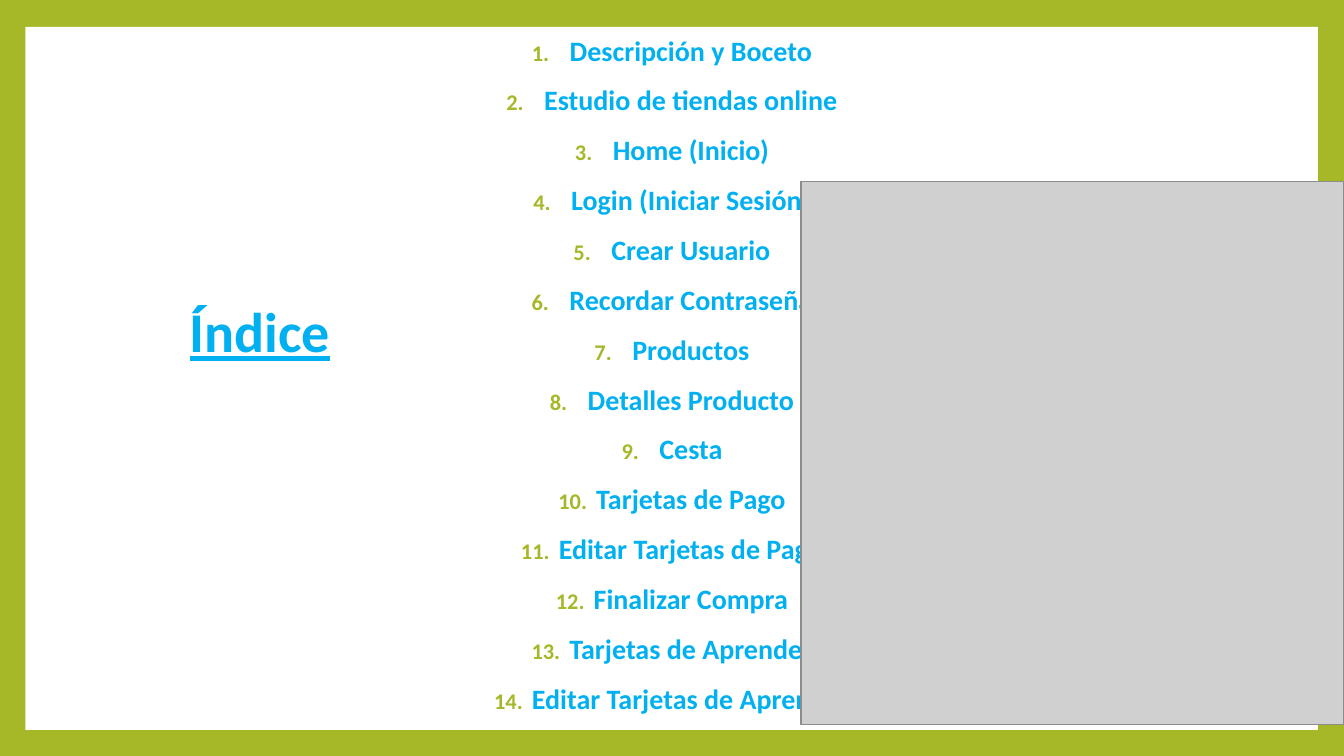
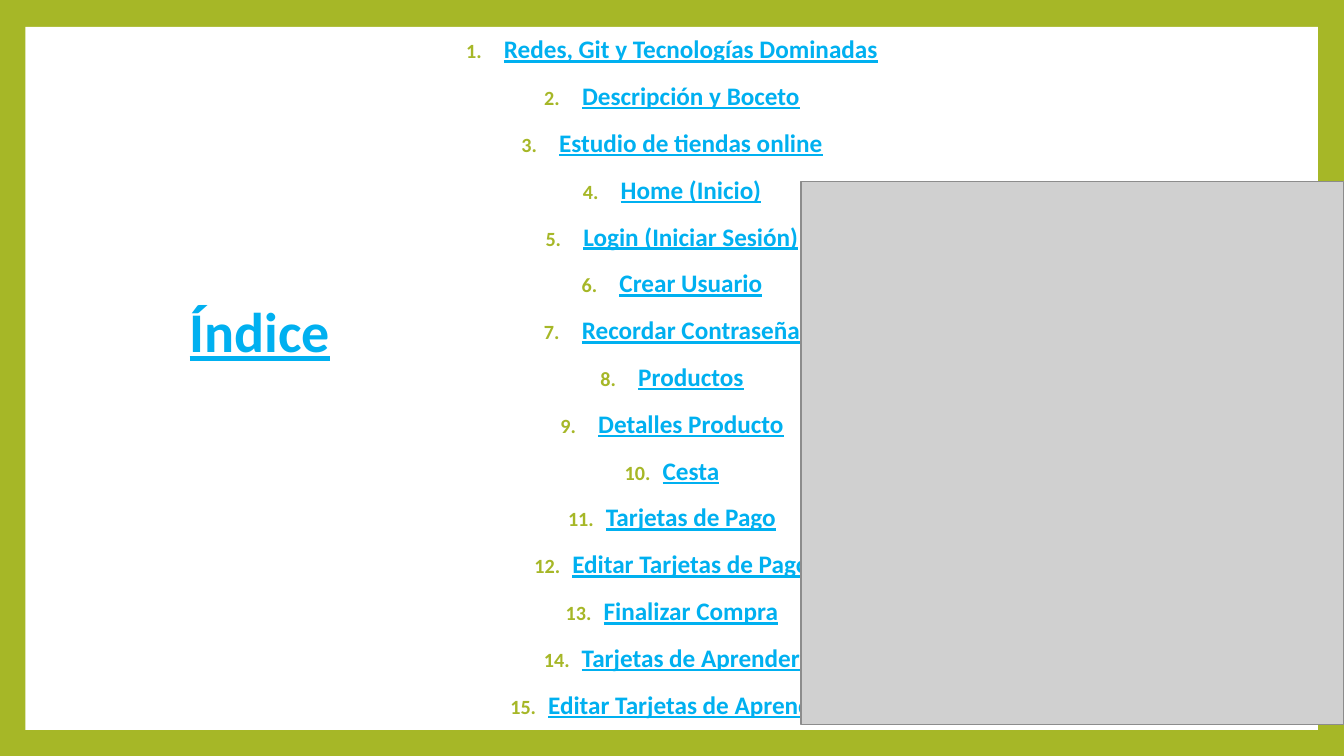
Before and after one commit to DavidCorredorMiguel/proyectogrupo2, a slide deck: slide 2 of Presentacion Tech Learn.pptx. Drawn at 1344x756 pixels with LibreOffice and Linux fonts; fonts in the diff are those of the drawing; grey boxes stand for pictures. Boxes give left, top, right and bottom in pixels: in the first picture for what was removed or moved away, otherwise in the second. Text is boxed around its words. In the diff, an @@ line names an element or a change of style, - is before the commit and + after.

```diff
--- a/Presentacion Tech Learn.pptx
+++ b/Presentacion Tech Learn.pptx
@@ text at [504,40,877,63]: paragraph added @@
+1. Redes, Git y Tecnologías Dominadas
@@ text at [548,87,834,720]: size 20 to 18 pt, underline on in "Descripción y Boceto", "Estudio de tiendas online", "Home (Inicio)", "Login (Iniciar Sesión)" and 10 more places @@
```
Also in this commit, not shown: 1 other slide changed, 5 slides added, 11 other files.
